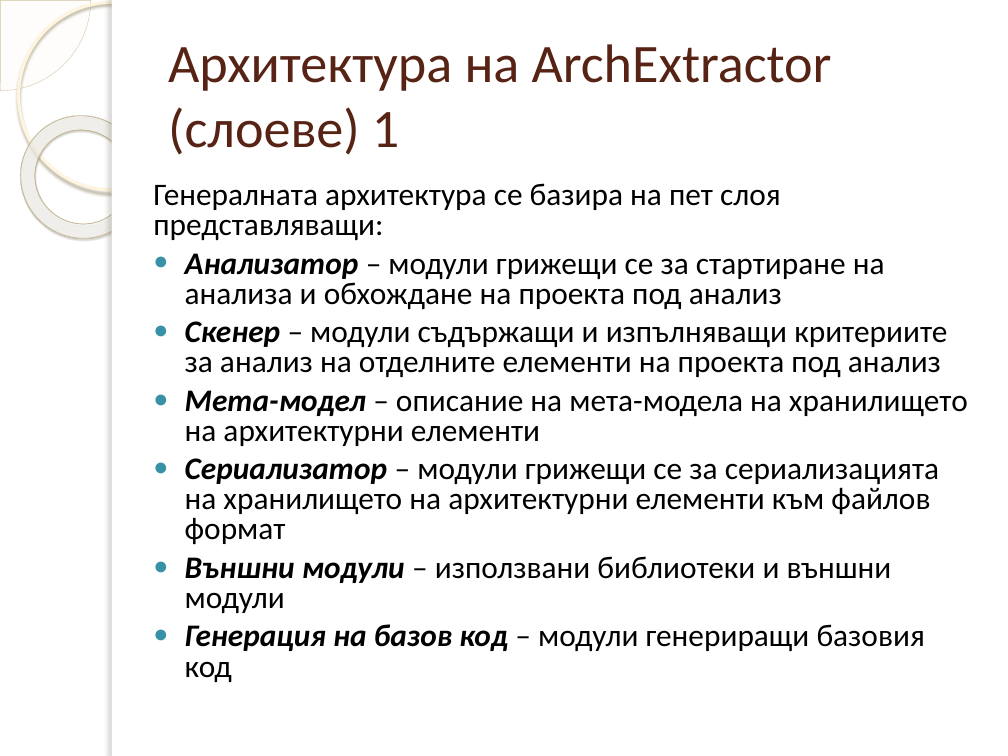
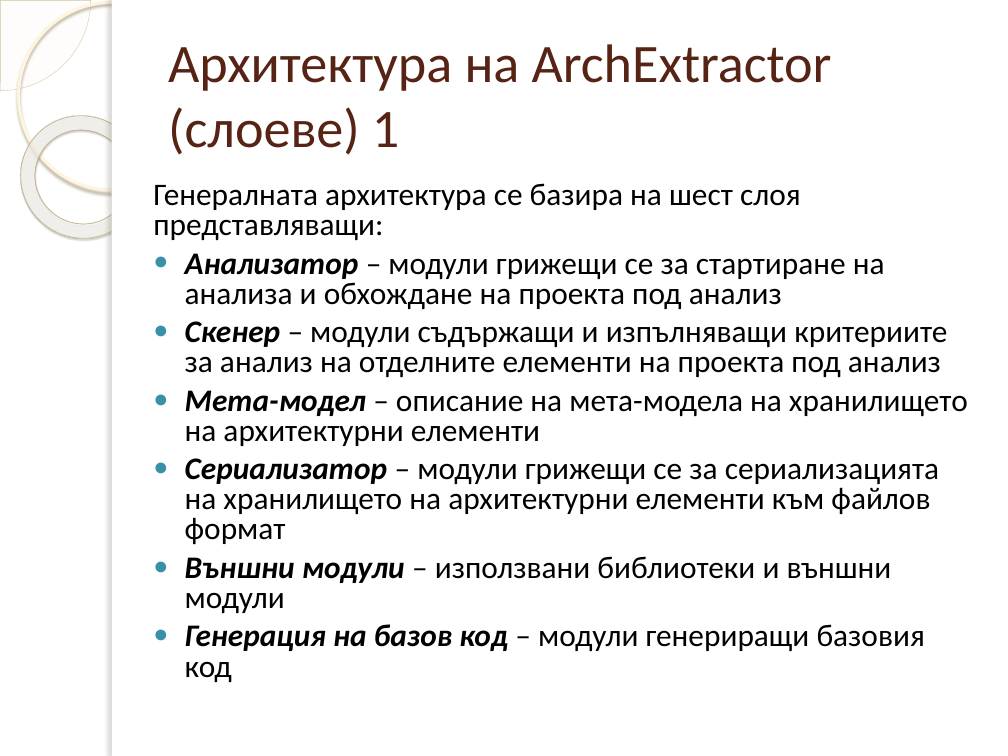
Before and after one commit to dmanev/ArchExtractor, a slide deck: slide 9 of ArchExtractor/doc/Presentation.pptx. Drawn at 1008x756 pixels with LibreOffice and Linux fonts; fonts in the diff are those of the drawing; background and template pictures are left out. Boxes give left, top, right and bottom in pixels: in the first picture for what was removed or moved away, otherwise in the second. Text is boxed around its words. In the diff, an @@ line names an element or a change of style, - is before the commit and + after.

```diff
--- a/ArchExtractor/doc/Presentation.pptx
+++ b/ArchExtractor/doc/Presentation.pptx
@@ text at (153,183,801,240): text changed @@
-Генералната архитектура се базира на пет слоя представляващи:
+Генералната архитектура се базира на шест слоя представляващи:
```
Also in this commit, not shown: 5 other slides changed.
